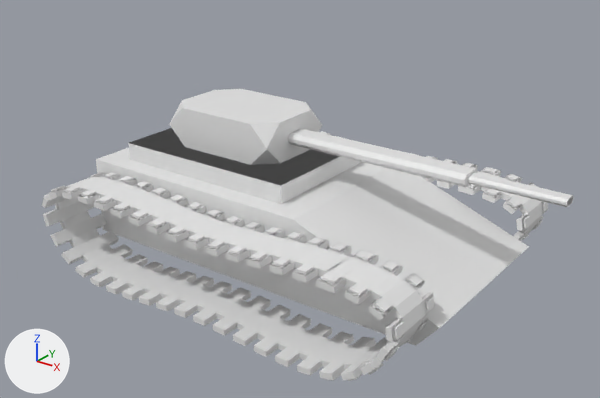
What one commit did to the Blender file models/tank.blend.
The view is the same before and after, from a 50 mm camera at (13.03, -15.35, 8.38) aimed at (2.12, -0.57, 0.64). Every picture has the same lights, and +X, +Y and +Z are marked at lower left.

The older version as bpy lines, for what is in view:
```python
ob_beziercircle = bpy.data.objects.new('BezierCircle', cu_beziercircle_004)
ob_beziercircle.location = (0.684, 1.394, 0.148)
ob_beziercircle.rotation_euler = (1.571, 0.0, 3.142)  # degrees (90, 0, 180)
ob_cube = bpy.data.objects.new('Cube', me_cube)
ob_cube.location = (0.0, 0.0, 0.0)
ob_cube_001 = bpy.data.objects.new('Cube.001', me_cube_001)
ob_cube_001.location = (-7.03, 2.96, 0.06)
ob_cube_001.scale = (0.168, 0.804, 0.072)
ob_cube_002 = bpy.data.objects.new('Cube.002', me_cube_002)
ob_cube_002.location = (-7.03, -3.03, 0.06)
ob_cube_002.scale = (0.168, 0.804, 0.072)
```
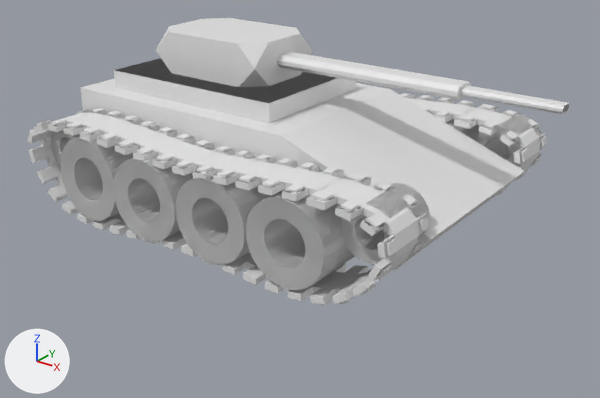
ob_beziercircle is not drawn itself; it is used by a modifier of ob_cube_001, ob_cube_002.

Boxes (x1, y1, x2, y2) around the edits, measured in the pictures (600 x 398 px):
'Cube', moved
    before: (96, 89, 573, 346)
    after: (81, 18, 570, 261)
'Cube.002', moved
    before: (42, 172, 435, 381)
    after: (27, 108, 429, 305)
'Cylinder.001', added
    after: (51, 130, 430, 290)
'Cube.001', moved
    before: (319, 131, 548, 241)
    after: (401, 93, 547, 196)
'Cylinder.002', added
    after: (446, 114, 541, 167)

Diff of the bpy script that builds the scene:
```diff
--- a/models/tank.blend.py
+++ b/models/tank.blend.py
@@ me_cylinder_007 @@
+me_cylinder_007.from_pydata(...)  # 1536 vertices, 1536 faces; spans x -2.8..15.8, y 7.6..11.3, z -0.6..1.6
@@ ob_cube @@
 ob_cube = bpy.data.objects.new('Cube', me_cube)
-ob_cube.location = (0.0, 0.0, 0.0)
+ob_cube.location = (-0.31, 0.0, 1.84)
 _m = ob_cube.modifiers.new('Mirror', 'MIRROR')
@@ ob_beziercircle @@
 ob_beziercircle = bpy.data.objects.new('BezierCircle', cu_beziercircle_004)
-ob_beziercircle.location = (0.684, 1.394, 0.148)
+ob_beziercircle.location = (0.449, 1.394, 1.794)
 ob_beziercircle.rotation_euler = (1.571, 0.0, 3.142)  # degrees (90, 0, 180)
@@ ob_cube_001 @@
 ob_cube_001 = bpy.data.objects.new('Cube.001', me_cube_001)
-ob_cube_001.location = (-7.03, 2.96, 0.06)
+ob_cube_001.location = (-7.26, 2.96, 1.7)
 ob_cube_001.scale = (0.168, 0.804, 0.072)
@@ ob_cube_002 @@
 ob_cube_002 = bpy.data.objects.new('Cube.002', me_cube_002)
-ob_cube_002.location = (-7.03, -3.03, 0.06)
+ob_cube_002.location = (-7.26, -3.03, 1.7)
 ob_cube_002.scale = (0.168, 0.804, 0.072)
@@ ob_cylinder_001 @@
+ob_cylinder_001 = bpy.data.objects.new('Cylinder.001', me_cylinder_007)
+ob_cylinder_001.location = (-2.02, -7.91, 0.88)
+ob_cylinder_001.scale = (0.528, 0.528, 0.95)
@@ ob_cylinder_002 @@
+ob_cylinder_002 = bpy.data.objects.new('Cylinder.002', me_cylinder_007.copy())
+ob_cylinder_002.location = (-2.02, -2.19, 0.88)
+ob_cylinder_002.scale = (0.528, 0.528, 0.95)
```
